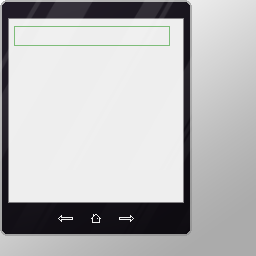
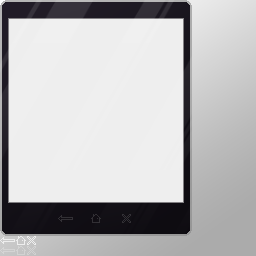
Layered file, before and after one edit (256 × 256). Changes by layer:
hid "Layer 10" over left=14, top=26, right=170, bottom=46
added layer "Layer 12" (35%) above "Layer 13" over left=0, top=246, right=36, bottom=255
added layer "Layer 13" (15%) above "buttons" over left=58, top=214, right=131, bottom=223
painted on "buttons" over left=0, top=214, right=134, bottom=245
